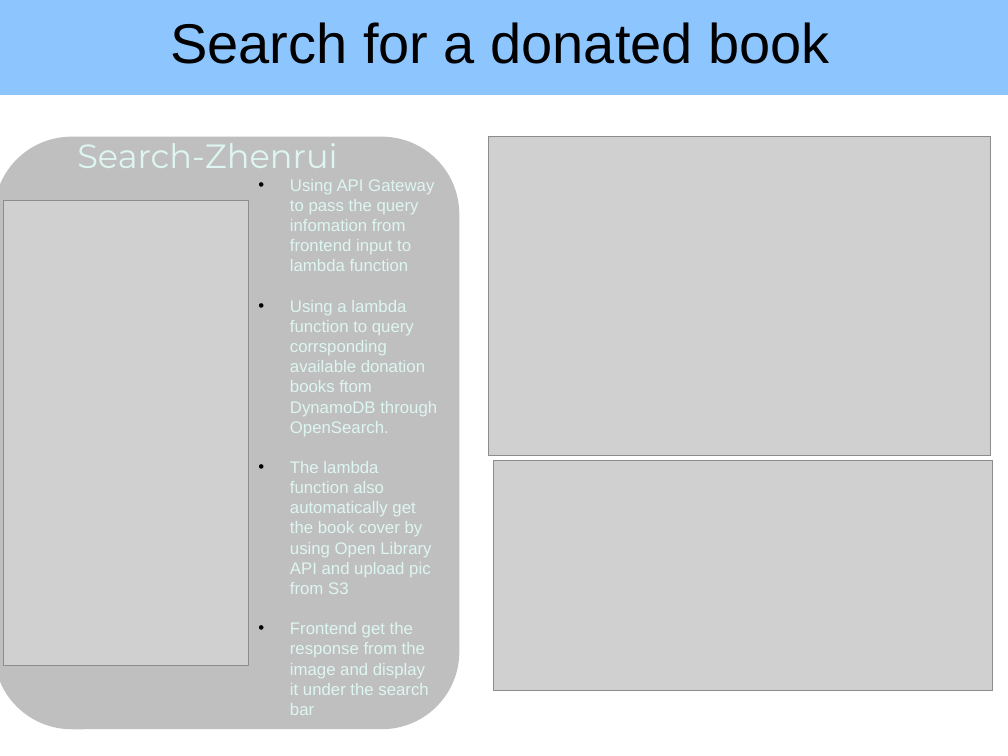
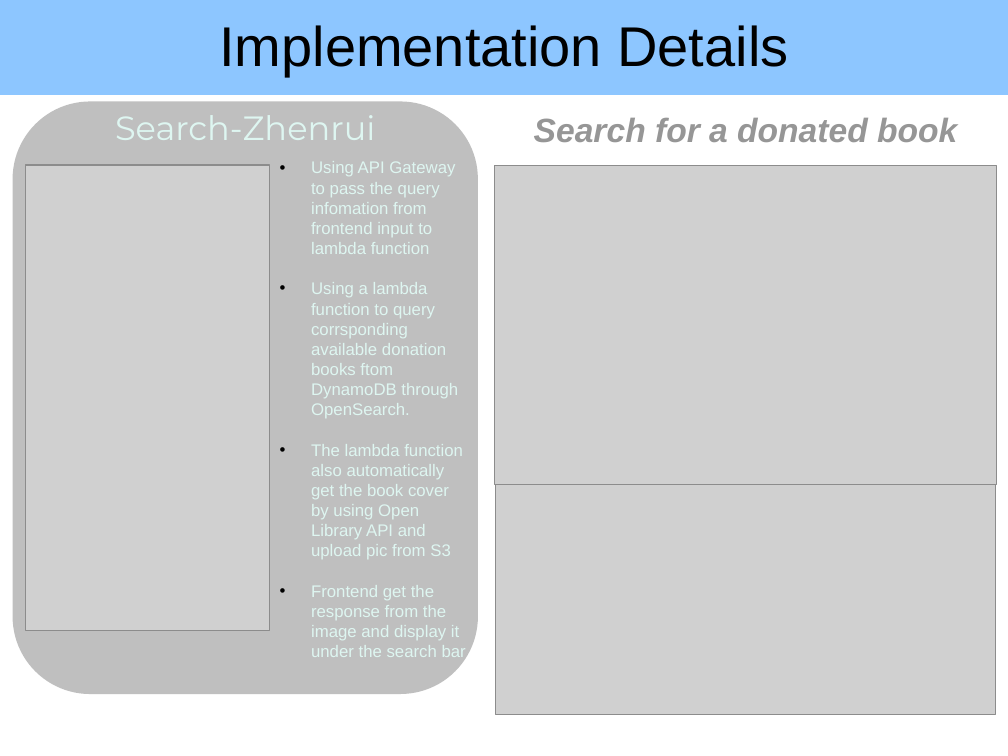
Before and after one commit to thcui/book-exchange, a slide deck: slide 8 of presentation-book-exchange.pptx (slide 6 before the commit). Drawn at 1008x756 pixels with LibreOffice and Linux fonts; fonts in the diff are those of the drawing; grey boxes stand for pictures; background and template pictures are left out. Boxes give left, top, right and bottom in pixels: in the first picture for what was removed or moved away, otherwise in the second. Text is boxed around its words. In the diff, an @@ line names an element or a change of style, - is before the commit and + after.

Commit message:
modify the style of presentation slides

```diff
--- a/presentation-book-exchange.pptx
+++ b/presentation-book-exchange.pptx
@@ title at bbox=[219, 25, 788, 75]: text changed @@
-Search for a donated book
+Implementation Details
@@ rounded rectangle: place and size @@
-rounded rectangle at bbox=[0, 137, 460, 730]
+rounded rectangle at bbox=[12, 102, 478, 695]
@@ text "Search-Zhenrui": place and size @@
-text "Search-Zhenrui" at bbox=[77, 136, 337, 168]
+text "Search-Zhenrui" at bbox=[115, 115, 375, 140]
@@ text "Search-Zhenrui" at bbox=[115, 115, 375, 140]: alignment left to centre @@
@@ text added at bbox=[534, 118, 957, 142], 24 pt, text #969696, bold, italic @@
+Search for a donated book
@@ picture: place and size @@
-picture at bbox=[4, 201, 249, 666]
+picture at bbox=[25, 165, 270, 631]
@@ text "Using API Gateway to pass ..." rewrapped from bbox=[290, 179, 437, 715] to bbox=[311, 161, 466, 662] @@
@@ picture: place and size @@
-picture at bbox=[489, 137, 991, 457]
+picture at bbox=[494, 165, 996, 485]
@@ picture: place and size @@
-picture at bbox=[493, 460, 993, 690]
+picture at bbox=[496, 484, 996, 715]
```
Also in this commit, not shown: 6 other slides changed, 2 slides added.
